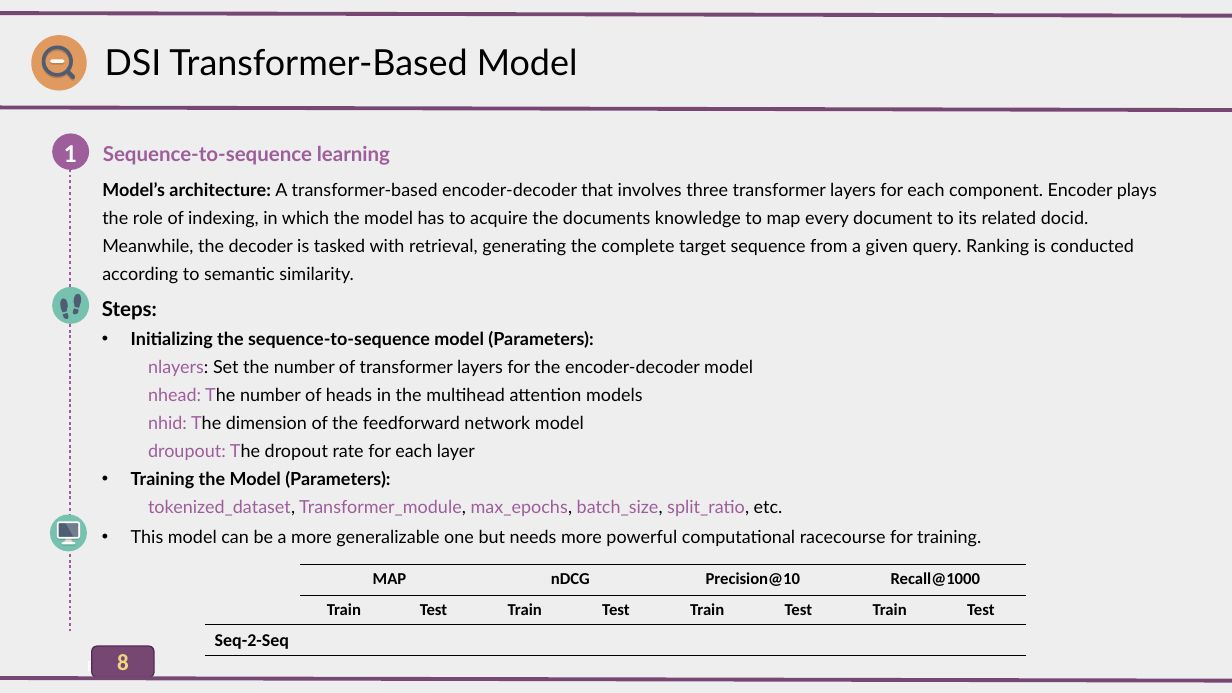
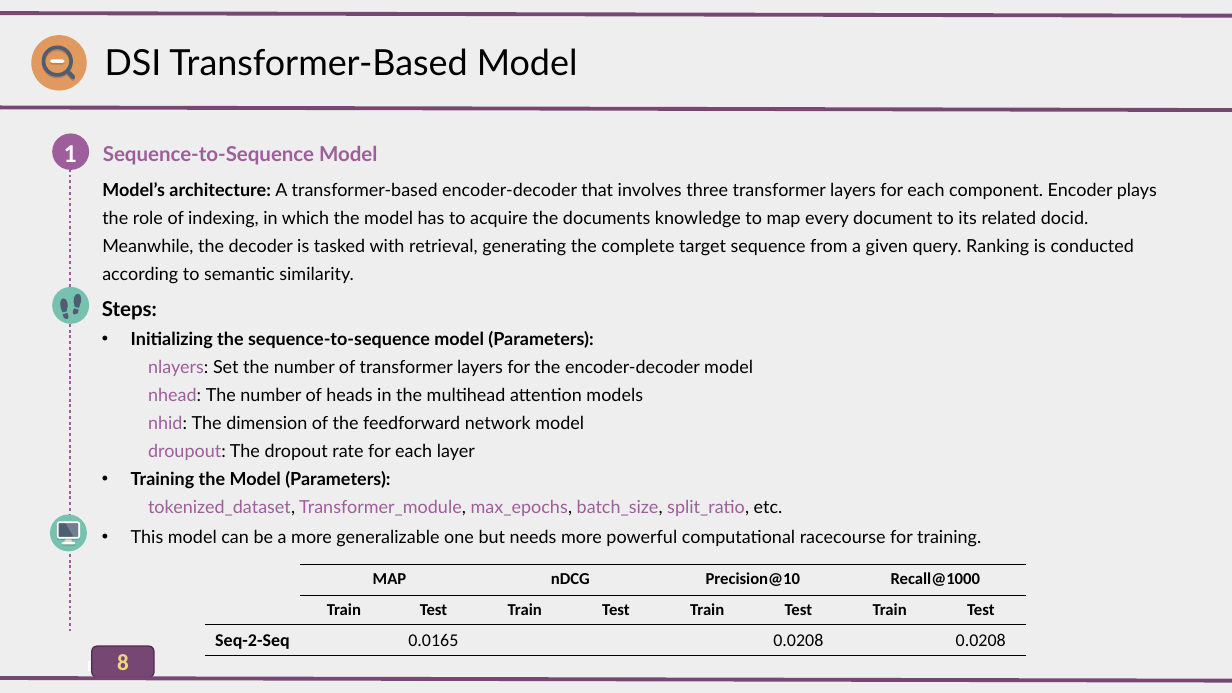
Before and after one commit to AlirezaAccelerates/IR_DSI_project, a slide deck: slide 8 of D/[P] Information Retrieval Project.pptx. Drawn at 1232x693 pixels with LibreOffice and Linux fonts; fonts in the diff are those of the drawing. Boxes give left, top, right and bottom in pixels: in the first picture for what was removed or moved away, otherwise in the second. Text is boxed around its words. In the diff, an @@ line names an element or a change of style, - is before the commit and + after.

```diff
--- a/D/[P] Information Retrieval Project.pptx
+++ b/D/[P] Information Retrieval Project.pptx
@@ text at [103,146,377,165]: text changed @@
-Sequence-to-sequence learning
+Sequence-to-Sequence Model
@@ text at [148,387,643,460]: text colour #9E5E9B to #000000 in "nhead: The", "nhid: The", "droupout: The" @@
@@ table at [205,565,1028,655] @@
-row 3: Seq-2-Seq |  |  |  |  |  |  |  | 
+row 3: Seq-2-Seq |  | 0.0165 |  |  |  | 0.0208 |  | 0.0208
@@ alignment left to centre @@
```
Also in this commit, not shown: 3 other slides changed, 1 other file.
